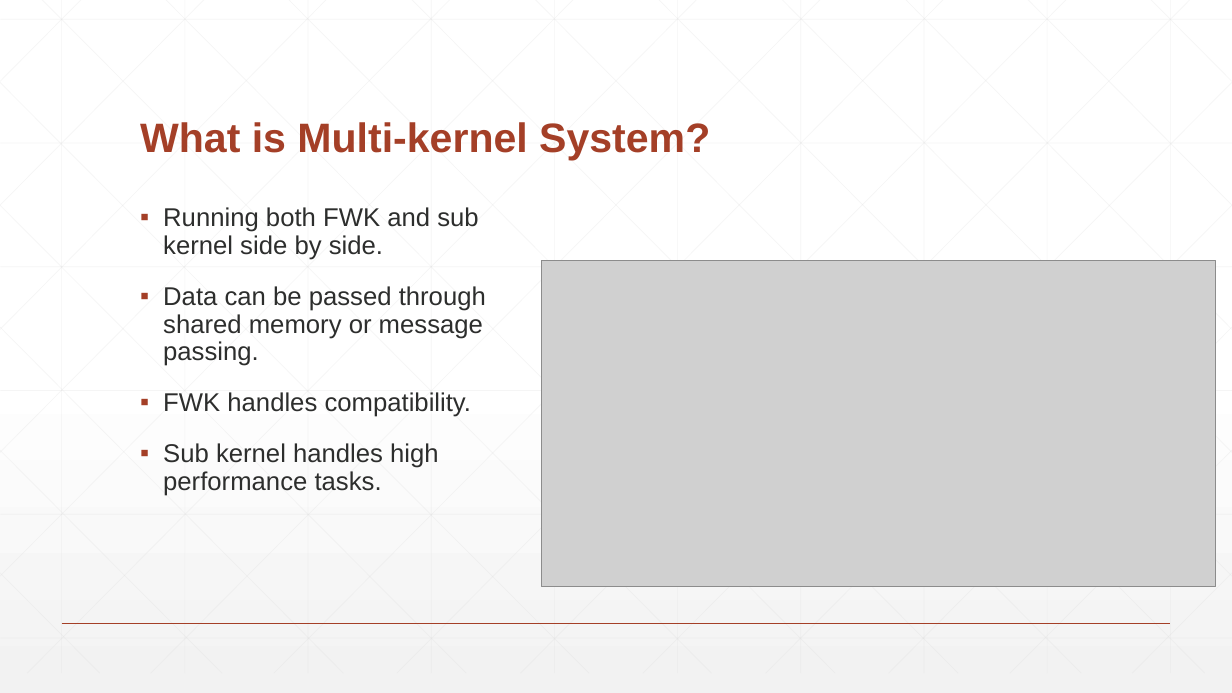
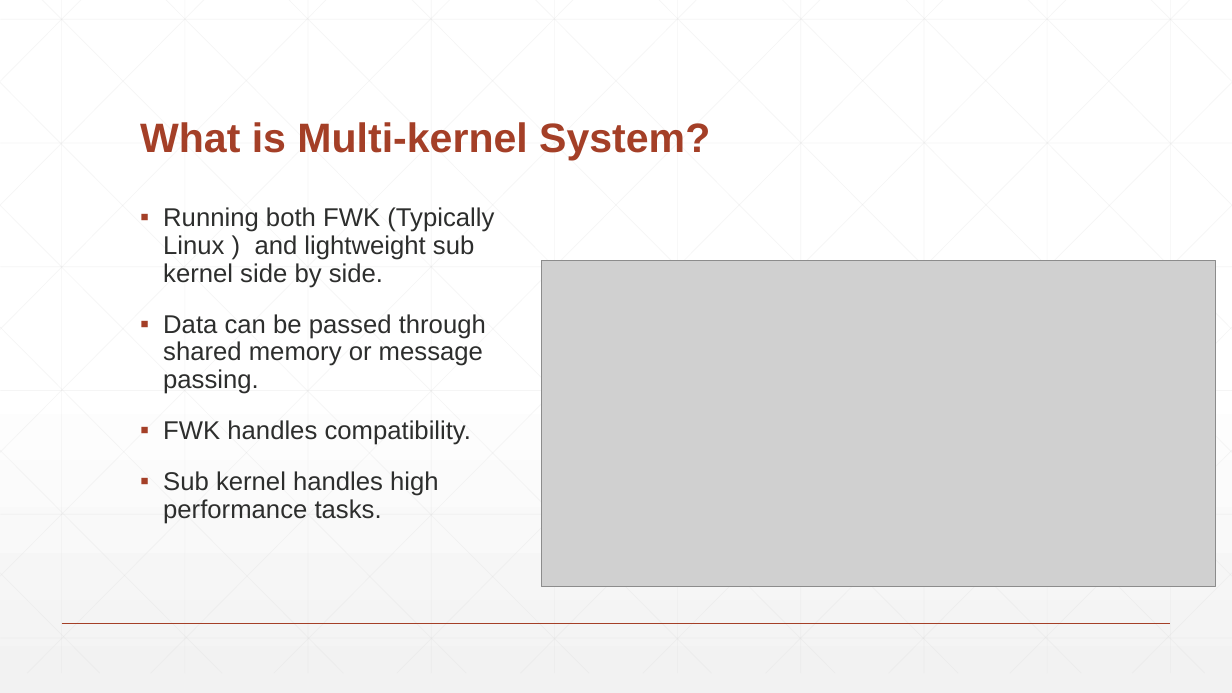
Before and after one commit to srtulon/srtulon_5704project, a slide deck: slide 3 of Slide_Presentation.pptx. Drawn at 1232x693 pixels with LibreOffice and Linux fonts; fonts in the diff are those of the drawing; grey boxes stand for pictures. Boxes give left, top, right and bottom in pixels: in the first picture for what was removed or moved away, otherwise in the second. Text is boxed around its words. In the diff, an @@ line names an element or a change of style, - is before the commit and + after.

```diff
--- a/Slide_Presentation.pptx
+++ b/Slide_Presentation.pptx
@@ text at (x1=163, y1=207, x2=494, y2=288): text changed @@
-▪ Running both FWK and sub kernel side by side.
+▪ Running both FWK (Typically Linux ) and lightweight sub kernel side by side.
```
Also in this commit, not shown: 4 other slides changed.
